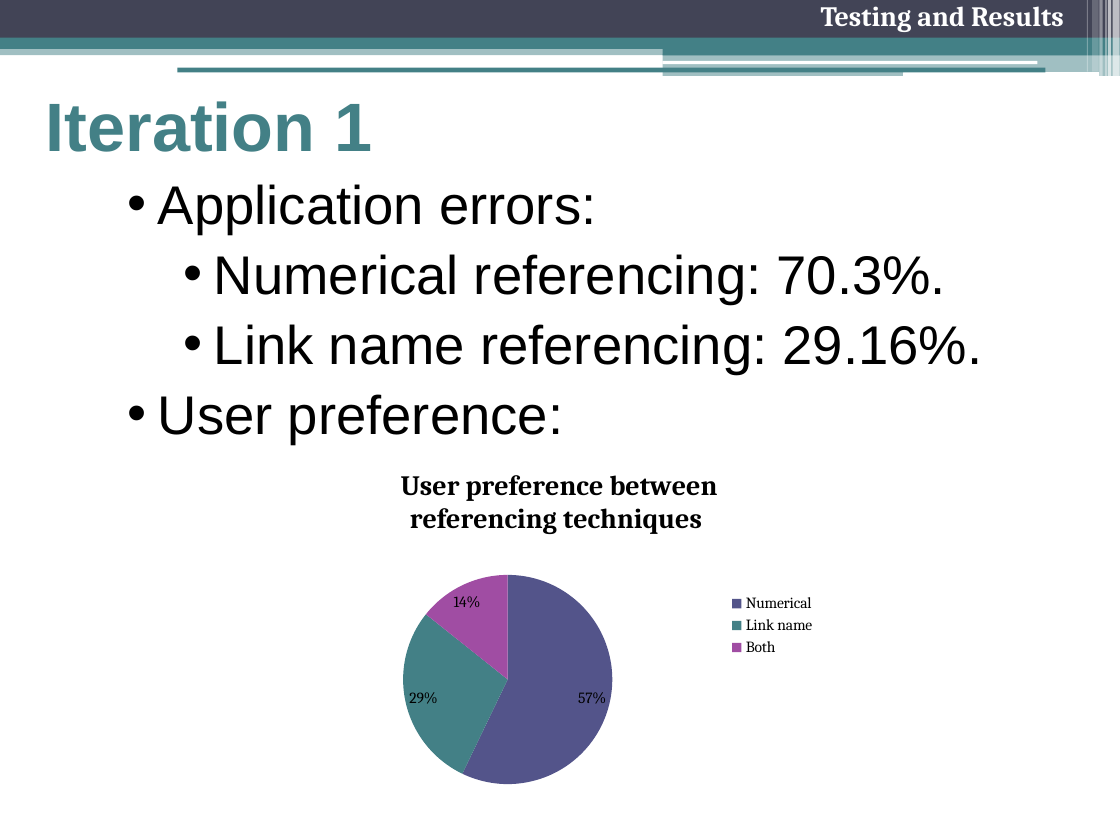
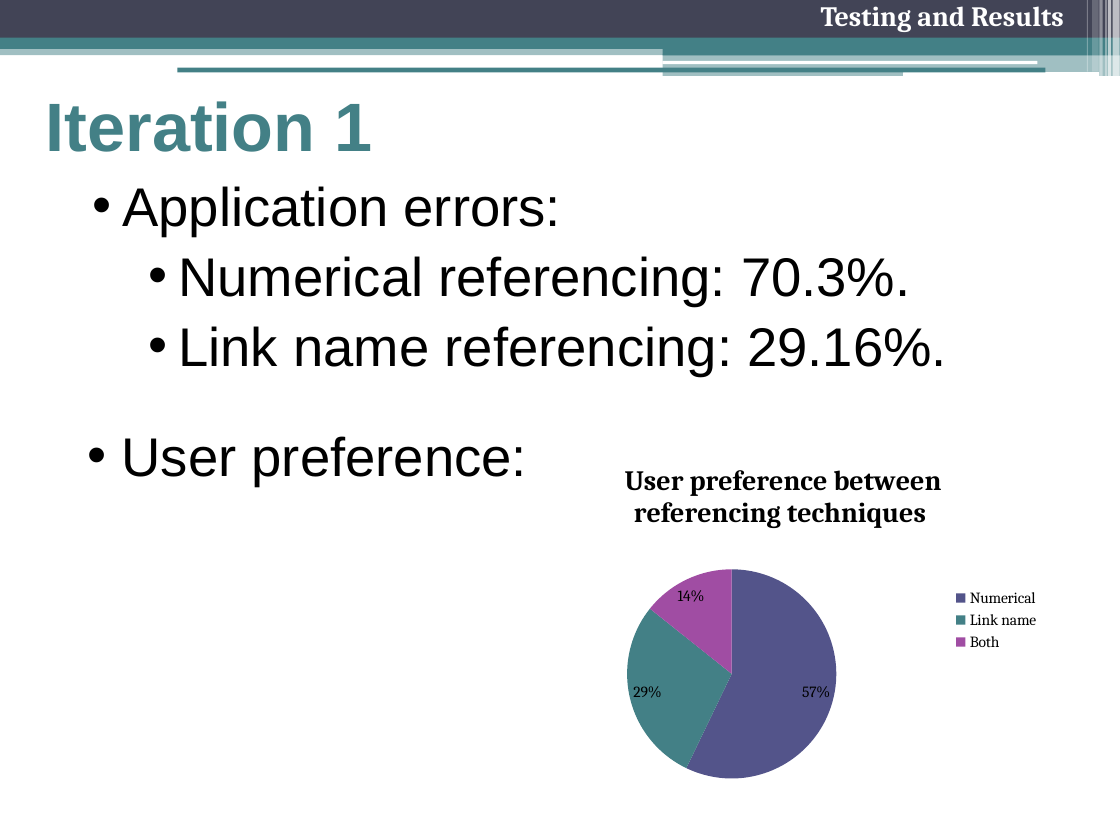
Before and after one commit to freecole/Lab-project, a slide deck: slide 24 of Presentation/2 Nov/Final Presentation.pptx (slide 22 before the commit). Drawn at 1120x840 pixels with LibreOffice and Linux fonts; fonts in the diff are those of the drawing. Boxes give left, top, right and bottom in pixels: in the first picture for what was removed or moved away, otherwise in the second. Text is boxed around its words. In the diff, an @@ line names an element or a change of style, - is before the commit and + after.

```diff
--- a/Presentation/2 Nov/Final Presentation.pptx
+++ b/Presentation/2 Nov/Final Presentation.pptx
@@ text "Application errors:": place and size @@
-text "Application errors:" at <box>158,184,983,444</box>
+text "Application errors:" at <box>122,186,947,376</box>
@@ text at <box>158,394,563,444</box>: paragraph removed @@
-  • User preference:
@@ text added at <box>122,436,527,486</box>, 35 pt, text #000000 @@
+  • User preference:
@@ pie chart: place and size @@
-pie chart at <box>288,451,830,800</box>
+pie chart at <box>512,446,1054,794</box>
```
Also in this commit, not shown: 22 other slides changed, 2 slides added, 1 slide removed.
